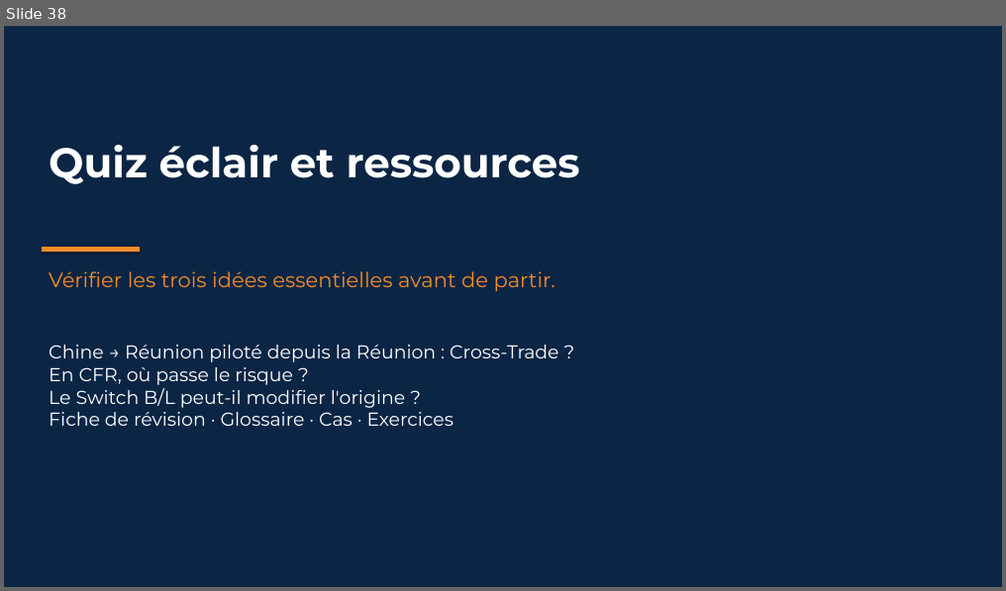
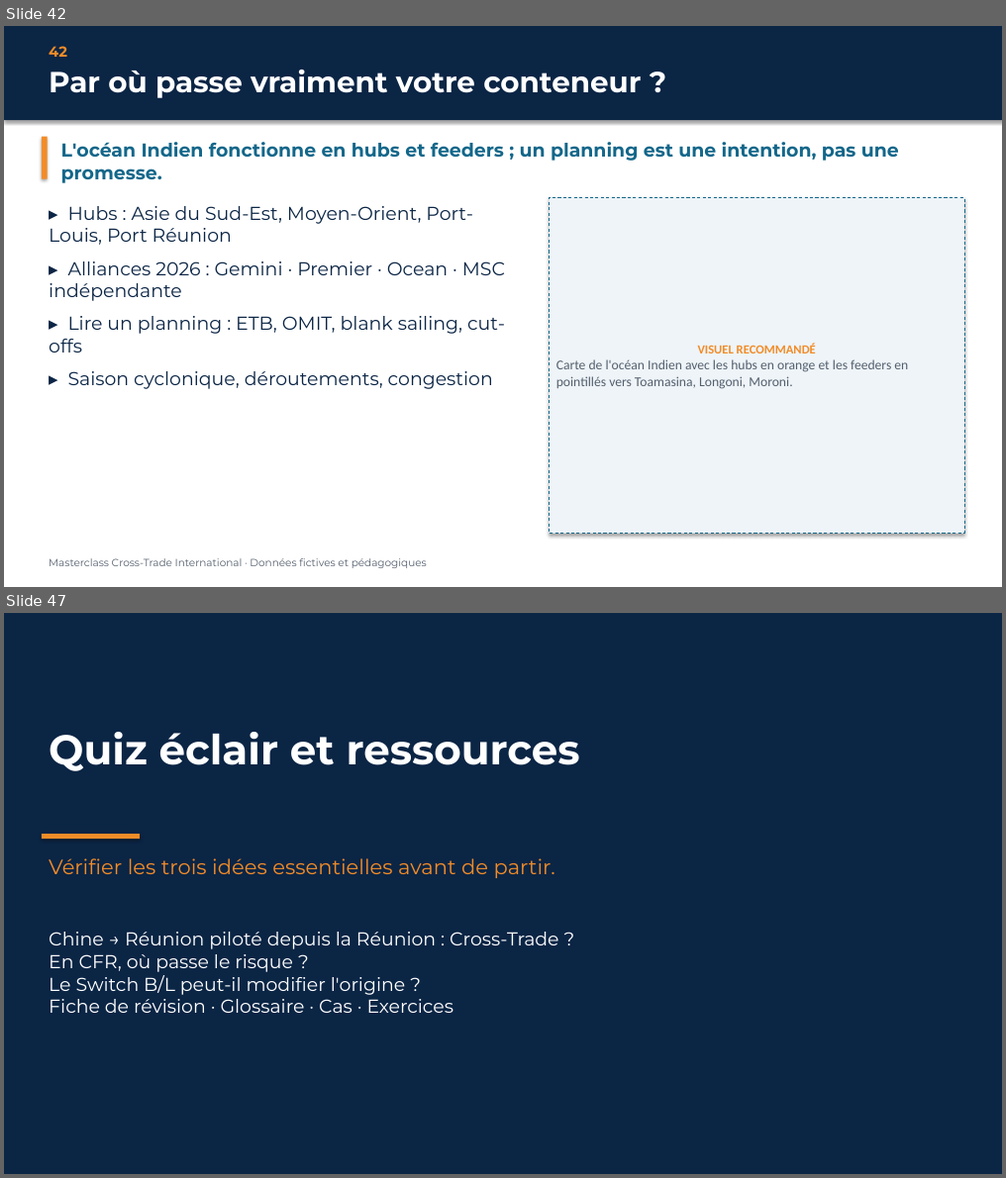
Before and after one commit to houzaifahr974-cyber/houzaifahr974-cyber, a slide deck: masterclass-cross-trade/Masterclass-Cross-Trade.pptx. Shown one above the other, each under a label of ours: slide 38 before the commit, slides 42 and 47 after it; the slides between them are not shown. The pictures are 1006x591 and 1006x1178 pixels, drawn with LibreOffice and Linux fonts; fonts in the diff are those of the drawing. Boxes give left, top, right and bottom in pixels: in the first picture for what was removed or moved away, otherwise in the second. Text is boxed around its words. In the diff, an @@ line names an element or a change of style, - is before the commit and + after.

```diff
--- a/masterclass-cross-trade/Masterclass-Cross-Trade.pptx
+++ b/masterclass-cross-trade/Masterclass-Cross-Trade.pptx
@@ slide 42 added at (4,26,1002,587), background #FFFFFF @@
@@ rectangle added at (4,26,1002,120), fill #0B2545 @@
@@ text added at (49,46,67,57), 14 pt, text #F28C28, bold @@
+42
@@ text added at (49,70,641,98), 28 pt, text #FFFFFF, bold @@
+Par où passe vraiment votre conteneur ?
@@ rectangle added at (42,137,48,179), fill #F28C28 @@
@@ text added at (61,142,899,183), 18 pt, text #13678A, bold @@
+L'océan Indien fonctionne en hubs et feeders ; un planning est une intention, pas une promesse.
@@ rectangle added at (549,198,964,534), fill #EEF4F8, outline #13678A 0.75 pt dashed, 13 pt, text #55606E @@
+VISUEL RECOMMANDÉ
+Carte de l'océan Indien avec les hubs en orange et les feeders en pointillés vers Toamasina, Longoni, Moroni.
@@ text added at (49,206,505,389), 18 pt, text #0B2545 @@
+▸ Hubs : Asie du Sud-Est, Moyen-Orient, Port-Louis, Port Réunion
+▸ Alliances 2026 : Gemini · Premier · Ocean · MSC indépendante
+▸ Lire un planning : ETB, OMIT, blank sailing, cut-offs
+▸ Saison cyclonique, déroutements, congestion
@@ text added at (49,559,427,569), 10 pt, text #55606E @@
+Masterclass Cross-Trade International · Données fictives et pédagogiques
@@ what was slide 38 is now slide 47 @@
```
Also in this commit, not shown: 1 slide changed, 8 other slides added, 14 other files.
